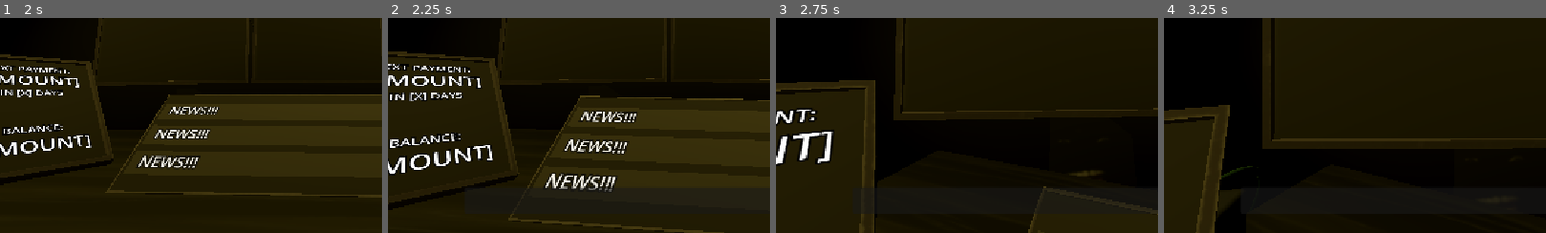
Above: before the commit, frames 1-4 (left to right).
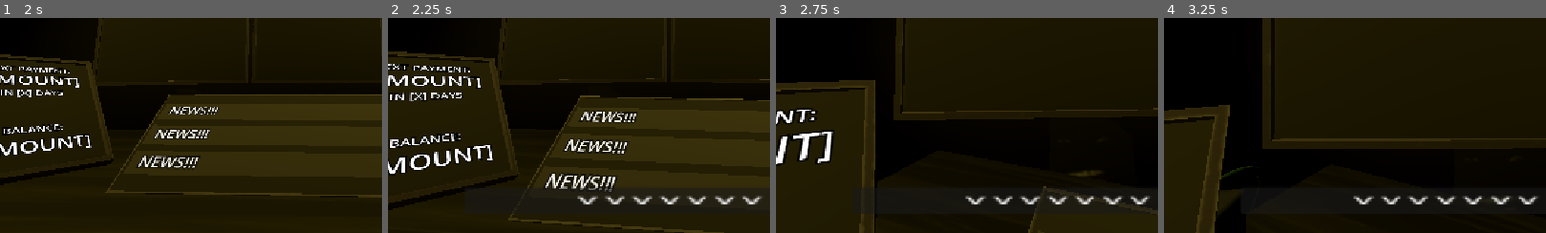
Above: after the commit, the same moments.

Repository: Lilly12568/Stockbouncer
Game: Godot game, scene res://mainmenu.tscn
Same seed, same stepped clock (60 frames per second), same inputs: the game is played once before the commit and once after it. Sound files missing from this copy of the repository are replaced by a short silence.
Inputs (mouse positions are % of the whole screen's width and height, from its top left):
- Up to frame 1 (2 s): click "START" at 0.5 s; tap F at 1.25 s; move the mouse to (72, 45) at 1.27 s; hold F from 1.28 s (still down); click (72, 45) at 1.42 s
- Up to frame 2 (2.25 s): tap Space at 2 s; move the mouse to (30, 55) at 2.02 s; release F at 2.03 s; tap F at 2.1 s; click (30, 55) at 2.17 s
- Up to frame 3 (2.75 s): no input
- Up to frame 4 (3.25 s): move the mouse to (60, 28) at 2.77 s; hold F from 2.78 s (still down); click (60, 28) at 2.92 s
The pictures show only the part of the screen within x 10-60%, y 50-100%; the shares and areas given below are measured in that part.

Frame 1 is identical in both runs. In frame 2, 0.9% of the frame differs, in the area x 49-98%, y 82-88%; in frame 3, 0.9%; in frame 4, 0.9%.

Commit message:
add little backwards markers

Diff:
--- a/Scenes/main.tscn
+++ b/Scenes/main.tscn
@@ -120,6 +120,15 @@
 offset_right = 641.0
 offset_bottom = 66.0
 
+[node name="Label" type="Label" parent="Control/Panel" unique_id=1319572698]
+layout_mode = 0
+offset_left = 170.0
+offset_top = 8.0
+offset_right = 265.0
+offset_bottom = 31.0
+scale = Vector2(2.8853955, 1)
+text = "V V V V V V V"
+
 [node name="days_timer" type="Timer" parent="." unique_id=1459921805]
 wait_time = 90.0
 autostart = true
